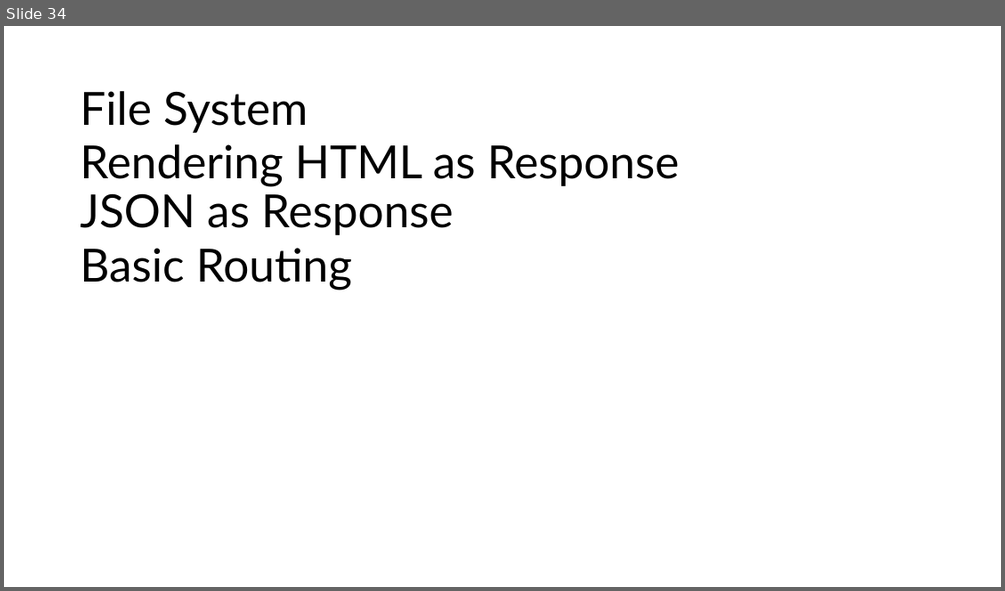
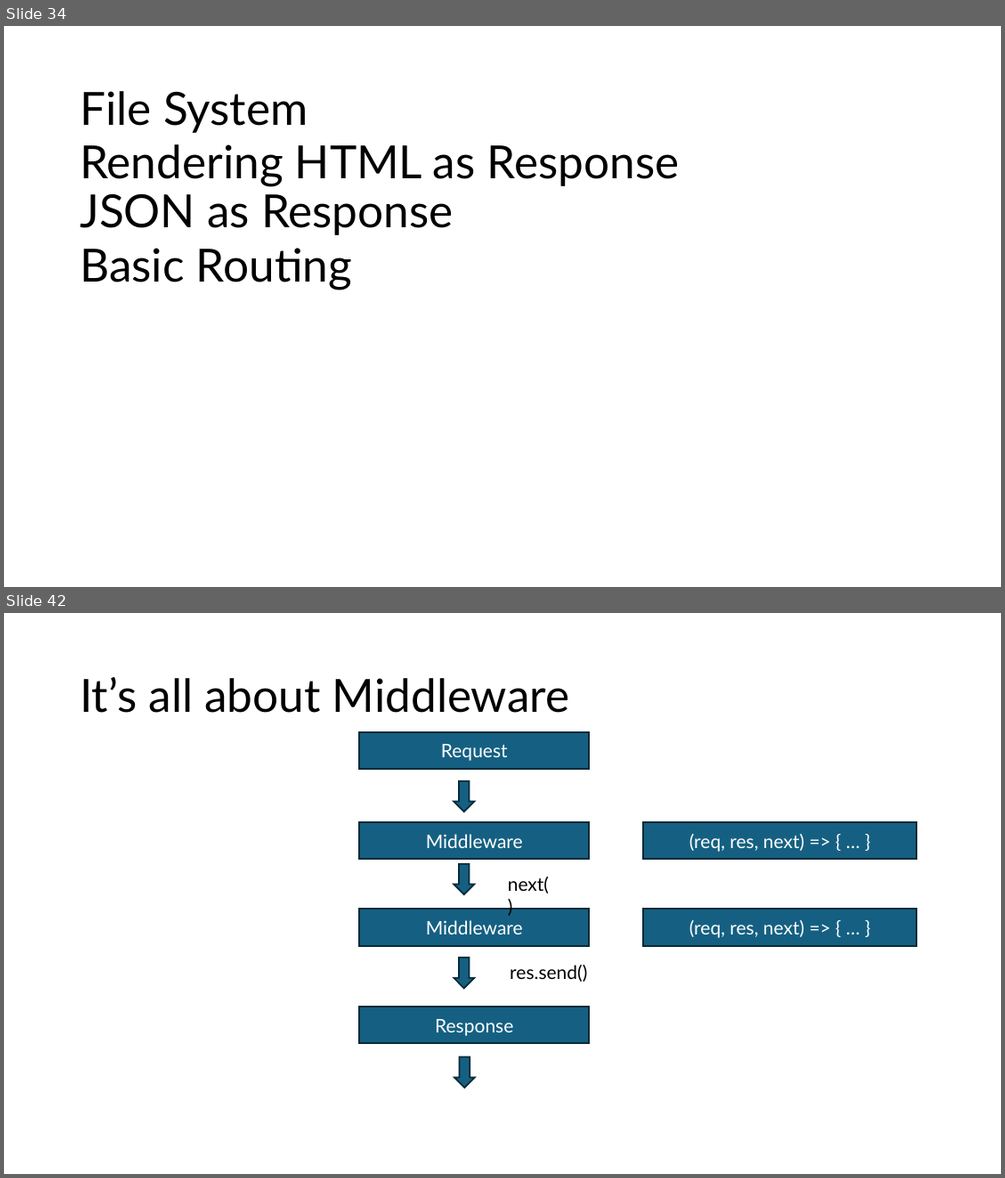
Before and after one commit to PiyushChaturvedii/Batch05, a slide deck: node/Nodejs.pptx. Shown one above the other, each under a label of ours: slide 34 before the commit, slides 34 and 42 after it; the slides between them are not shown. The pictures are 1005x591 and 1005x1178 pixels, drawn with LibreOffice and Linux fonts; fonts in the diff are those of the drawing. Boxes give left, top, right and bottom in pixels: in the first picture for what was removed or moved away, otherwise in the second. Text is boxed around its words. In the diff, an @@ line names an element or a change of style, - is before the commit and + after.

```diff
--- a/node/Nodejs.pptx
+++ b/node/Nodejs.pptx
@@ slide 42 added at (4,613,1001,1174), background #FFFFFF @@
@@ title added at (80,677,569,713), 44 pt, text #000000 @@
+It’s all about Middleware
@@ rectangle added at (359,732,589,769), fill #156082, outline #092A39 1.5 pt, 18 pt, text #FFFFFF @@
+Request
@@ down arrow added at (453,781,474,811), fill #156082, outline #092A39 1.5 pt @@
@@ rectangle added at (359,822,589,859), fill #156082, outline #092A39 1.5 pt, 18 pt, text #FFFFFF @@
+Middleware
@@ rectangle added at (643,822,916,859), fill #156082, outline #092A39 1.5 pt, 18 pt, text #FFFFFF @@
+(req, res, next) => { … }
@@ down arrow added at (453,863,474,894), fill #156082, outline #092A39 1.5 pt @@
@@ text added at (508,876,549,893), 18 pt, text #000000 @@
+next()
@@ rectangle added at (359,909,589,946), fill #156082, outline #092A39 1.5 pt, 18 pt, text #FFFFFF @@
+Middleware
@@ rectangle added at (643,909,916,946), fill #156082, outline #092A39 1.5 pt, 18 pt, text #FFFFFF @@
+(req, res, next) => { … }
@@ down arrow added at (453,957,474,989), fill #156082, outline #092A39 1.5 pt @@
@@ text added at (510,965,587,981), 18 pt, text #000000 @@
+res.send()
@@ rectangle added at (359,1006,589,1043), fill #156082, outline #092A39 1.5 pt, 18 pt, text #FFFFFF @@
+Response
@@ down arrow added at (454,1057,475,1088), fill #156082, outline #092A39 1.5 pt @@
```
Also in this commit, not shown: 9 other slides added, 27 other files.
